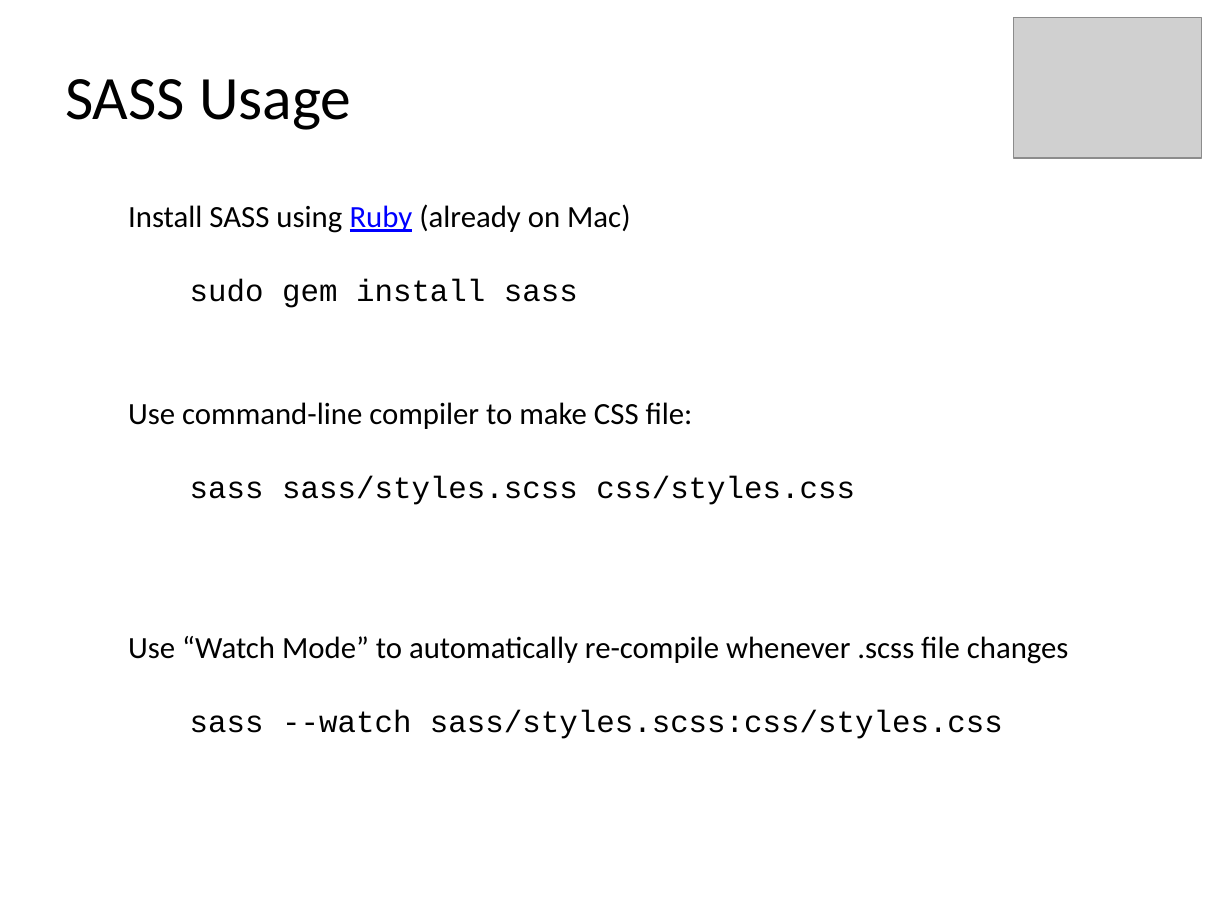
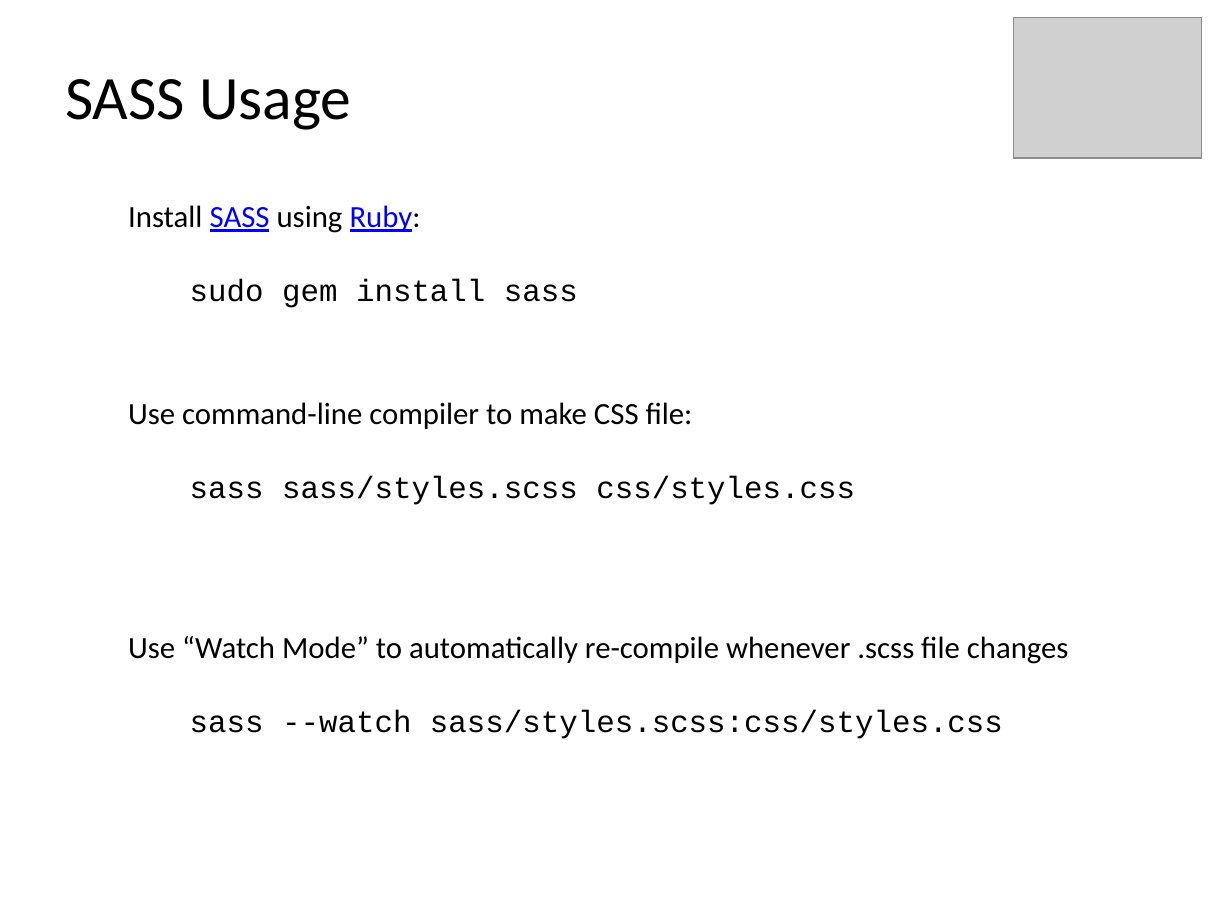
Before and after one commit to XavierByrd/info343-stearns, a slide deck: slide 11 of slides/sassless/sassless.pptx (slide 10 before the commit). Drawn at 1232x924 pixels with LibreOffice and Linux fonts; fonts in the diff are those of the drawing; grey boxes stand for pictures. Boxes give left, top, right and bottom in pixels: in the first picture for what was removed or moved away, otherwise in the second. Text is boxed around its words. In the diff, an @@ line names an element or a change of style, - is before the commit and + after.

```diff
--- a/slides/sassless/sassless.pptx
+++ b/slides/sassless/sassless.pptx
@@ text at (x1=128, y1=205, x2=421, y2=233): text changed @@
-Install SASS using Ruby (already on Mac)
+Install SASS using Ruby:
```
Also in this commit, not shown: 3 other slides changed, 1 slide added.
